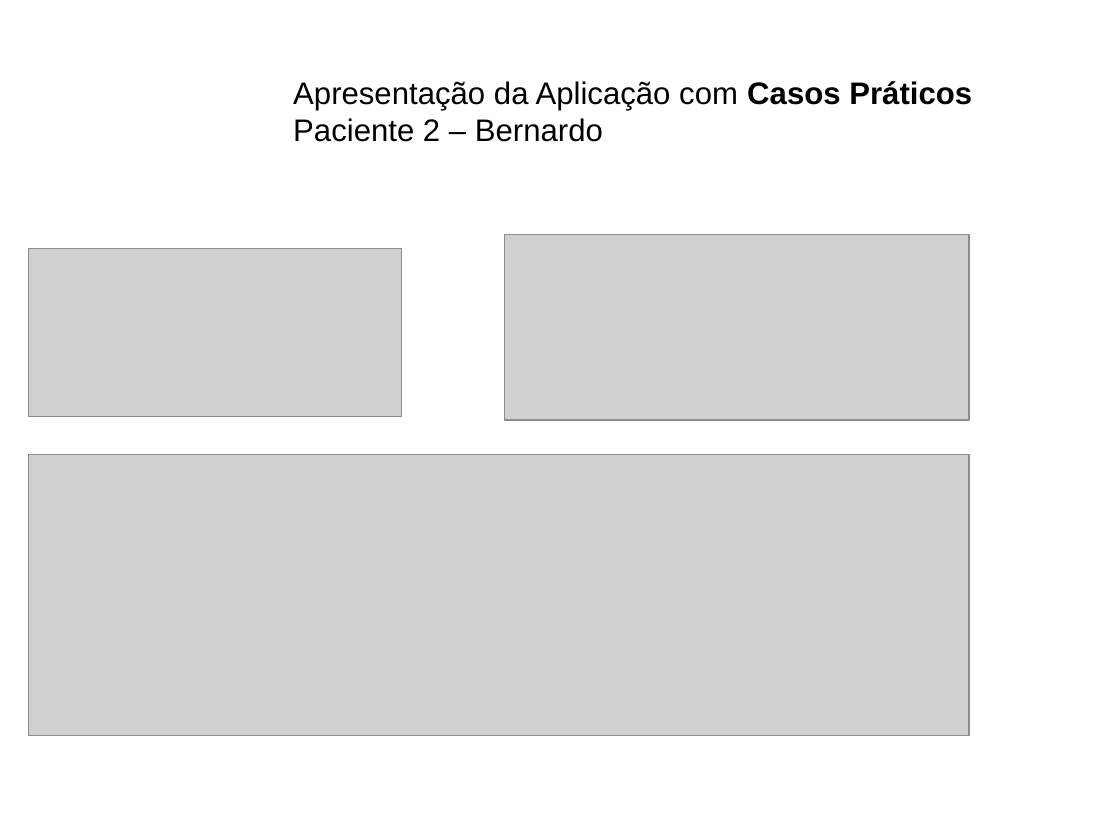
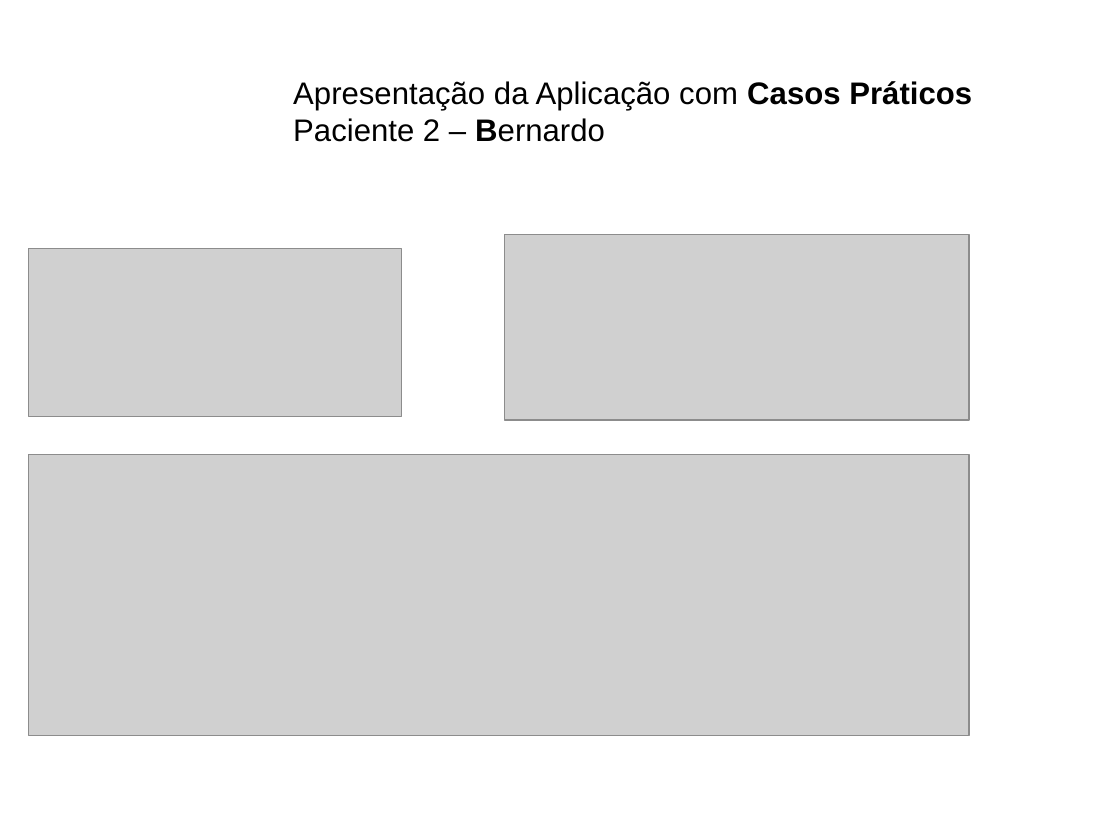
Before and after one commit to JoaoBaltazar17/COPDMobileApp-UBI, a slide deck: slide 7 of Documents/ProjectApresentation.ppt. Drawn at 1120x840 pixels with LibreOffice and Linux fonts; fonts in the diff are those of the drawing; grey boxes stand for pictures; background and template pictures are left out. Boxes give left, top, right and bottom in pixels: in the first picture for what was removed or moved away, otherwise in the second. Text is boxed around its words. In the diff, an @@ line names an element or a change of style, - is before the commit and + after.

```diff
--- a/Documents/ProjectApresentation.ppt
+++ b/Documents/ProjectApresentation.ppt
@@ text at <box>293,118,605,142</box>: bold on in "Bernardo" @@
```
Also in this commit, not shown: 3 other slides changed, 1 other file.
